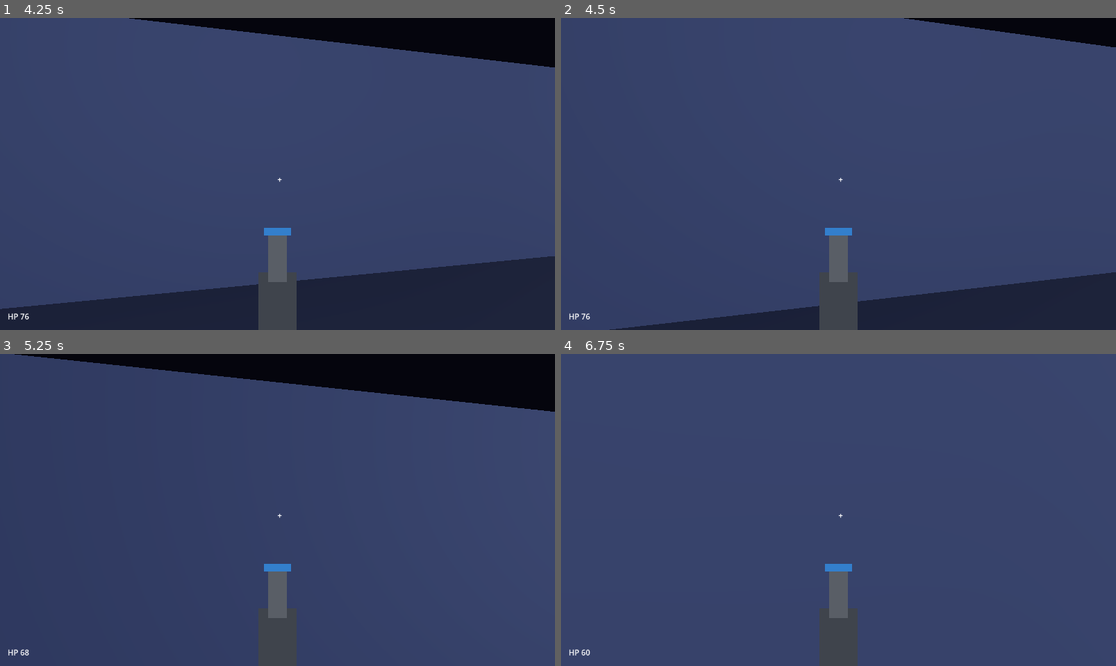
Above: before the commit, frames 1-4 (two rows, left to right).
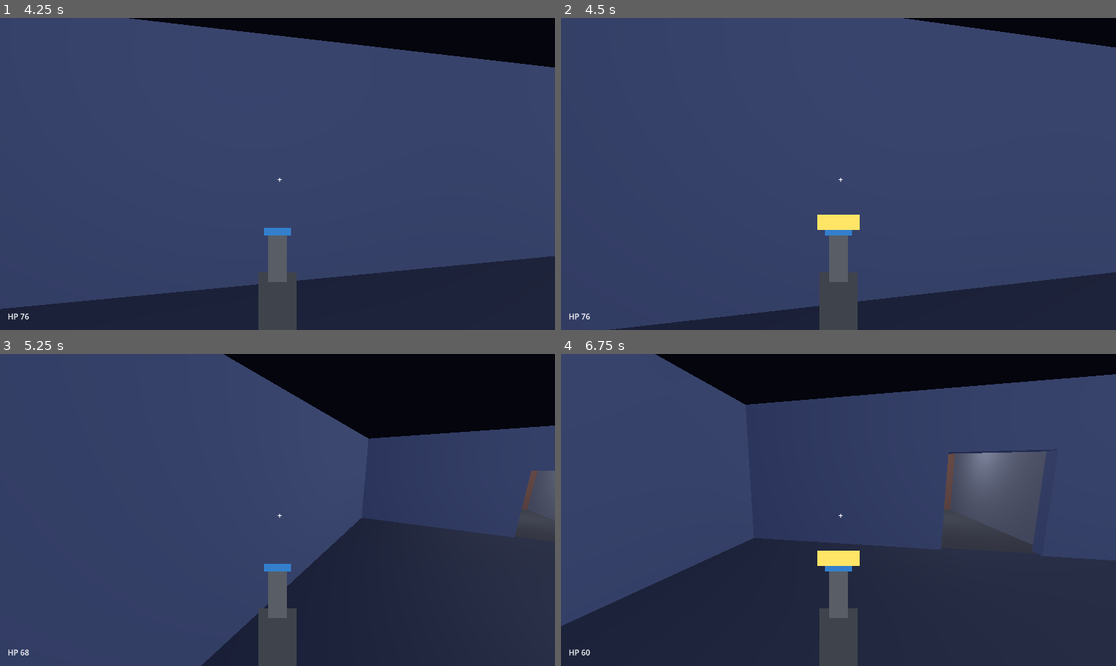
Above: after the commit, the same moments.

Repository: r-melvin/boots-on-wings-out
Game: Godot game, scene res://scenes/station/station.tscn
The game is run twice, just before and just after one commit, with the same random seed, the same clock (stepped at 60 frames per second) and the same inputs.
Inputs (mouse positions are in pixels of both pictures, inside the frame that each line leads up to):
- Up to frame 1 (4.25 s): tap Enter at 0.5 s; move the mouse to (305, 174) at 0.52 s; press the mouse at (305, 174) at 0.53 s; hold W (move_forward) from 0.53 s (still down); move the mouse to (249, 174) at 1.27 s; release the mouse at (249, 174) at 1.28 s; tap E (interact) at 1.35, 3.6 s; click (249, 174) at 1.42 s; move the mouse to (288, 167) at 2.02 s; hold Shift (sprint) 2.03-2.78 s; click (288, 167) at 2.17 s; move the mouse to (271, 180) at 2.77 s; click (271, 180) at 2.85 s; move the mouse to (316, 177) at 3.52 s; click (316, 177) at 3.67 s; tap Escape (ui_cancel) at 4.15 s
- Up to frame 2 (4.5 s): move the mouse to (672, 127) at 4.27 s; release W (move_forward) at 4.28 s; hold A (move_left) from 4.28 s (still down); tap Shift (sprint) at 4.35 s; click (672, 127) at 4.42 s
- Up to frame 3 (5.25 s): move the mouse to (305, 510) at 5.02 s; release A (move_left) at 5.03 s; press the mouse at (305, 510) at 5.03 s; hold Space (brake) from 5.03 s (still down)
- Up to frame 4 (6.75 s): move the mouse to (755, 432) at 5.77 s; release Space (brake) at 5.78 s; release the mouse at (755, 432) at 5.78 s; hold D (move_right) 5.78-6.53 s; tap E (interact) at 5.85 s; click (755, 432) at 5.92 s; move the mouse to (960, 494) at 6.52 s; hold W (move_forward) from 6.53 s (still down); hold Shift (sprint) from 6.53 s (still down); click (960, 494) at 6.67 s

Frame 1 is identical in both runs. In frame 2, 0.4% of the frame differs, in the area x 46-54%, y 63-68%; in frame 3, 28%; in frame 4, 44%, in the area x 0-100%, y 0-100%.

Commit message:
fix: capture mouse on click so pointer lock works in web exports
Co-Authored-By: Claude Fable 5 <noreply@anthropic.com>

Diff:
--- /dev/null
+++ b/autoload/mouse_capture.gd
@@ -0,0 +1,13 @@
+extends Node
+
+func _ready() -> void:
+	# Works on desktop; silently fails on web until the first click.
+	Input.mouse_mode = Input.MOUSE_MODE_CAPTURED
+
+func _unhandled_input(event: InputEvent) -> void:
+	if event is InputEventMouseButton and event.pressed \
+			and Input.mouse_mode != Input.MOUSE_MODE_CAPTURED:
+		Input.mouse_mode = Input.MOUSE_MODE_CAPTURED
+	elif event.is_action_pressed("ui_cancel") \
+			and Input.mouse_mode == Input.MOUSE_MODE_CAPTURED:
+		Input.mouse_mode = Input.MOUSE_MODE_VISIBLE
--- a/project.godot
+++ b/project.godot
@@ -11,13 +11,14 @@
 [application]
 
 config/name="Boots On, Wings Out"
+run/main_scene="res://scenes/station/station.tscn"
 config/features=PackedStringArray("4.6", "Forward Plus")
 config/icon="res://icon.svg"
-run/main_scene="res://scenes/station/station.tscn"
 
 [autoload]
 
 InputSetup="*res://autoload/input_setup.gd"
+MouseCapture="*res://autoload/mouse_capture.gd"
 GameState="*res://autoload/game_state.gd"
 Quips="*res://autoload/quips.gd"
 
--- a/scenes/flight/player_ship.gd
+++ b/scenes/flight/player_ship.gd
@@ -25,7 +25,6 @@
 	cam.position = Vector3(0, 2.2, 7.0)
 	cam.far = 8000.0
 	add_child(cam)
-	Input.mouse_mode = Input.MOUSE_MODE_CAPTURED
 
 func _build_mesh() -> void:
 	var hull_mat := StandardMaterial3D.new()
@@ -46,9 +45,6 @@
 func _unhandled_input(event: InputEvent) -> void:
 	if event is InputEventMouseMotion and Input.mouse_mode == Input.MOUSE_MODE_CAPTURED:
 		mouse_delta += event.relative
-	elif event.is_action_pressed("ui_cancel"):
-		Input.mouse_mode = Input.MOUSE_MODE_VISIBLE \
-			if Input.mouse_mode == Input.MOUSE_MODE_CAPTURED else Input.MOUSE_MODE_CAPTURED
 
 func _physics_process(delta: float) -> void:
 	rotate_object_local(Vector3.RIGHT, -mouse_delta.y * MOUSE_SENS)
--- a/scenes/player/fps_player.gd
+++ b/scenes/player/fps_player.gd
@@ -34,15 +34,11 @@
 	var weapon = WeaponScript.new()
 	weapon.setup(camera, hud)
 	add_child(weapon)
-	Input.mouse_mode = Input.MOUSE_MODE_CAPTURED
 
 func _unhandled_input(event: InputEvent) -> void:
 	if event is InputEventMouseMotion and Input.mouse_mode == Input.MOUSE_MODE_CAPTURED:
 		rotate_y(-event.relative.x * MOUSE_SENS)
 		head.rotation.x = clampf(head.rotation.x - event.relative.y * MOUSE_SENS, -1.5, 1.5)
-	elif event.is_action_pressed("ui_cancel"):
-		Input.mouse_mode = Input.MOUSE_MODE_VISIBLE \
-			if Input.mouse_mode == Input.MOUSE_MODE_CAPTURED else Input.MOUSE_MODE_CAPTURED
 
 func _physics_process(delta: float) -> void:
 	if not is_on_floor():
